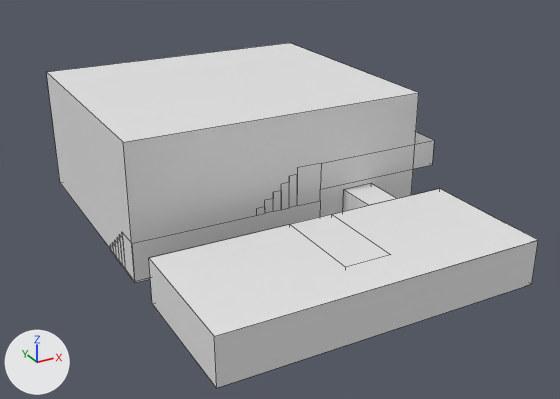
What one commit did to the Blender file src/Assets/Resources/Levels/Blender/Level1.blend.
Before and after are seen from a 50 mm lens placed at (-8.09, -9.59, 7.9), pointed at (0.57, 6.16, 0.03). Lighting does not change. The marker at lower left points along +X, +Y and +Z. Mesh edges are drawn as thin lines.
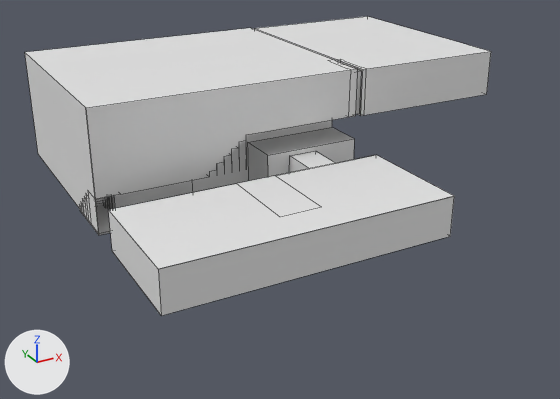
Commit message: Added another room to the level.

Where the change shows, as pixel boxes [x1, y1, x2, y2] in the pictures (560 x 399 px; the box of a moved part takes in the faces that stretch with it):
'Plane', reshaped, moved (13% shorter)
    before: [46, 43, 538, 388]
    after: [25, 16, 491, 316]
part 1 of me_plane, moved or reshaped
    before: [47, 43, 537, 336]
    after: [25, 16, 491, 269]

The change, as a diff of the scene's bpy script:
```diff
--- a/src/Assets/Resources/Levels/Blender/Level1.blend.py
+++ b/src/Assets/Resources/Levels/Blender/Level1.blend.py
@@ me_plane @@
 # used by ob_plane; location = (0.0, 0.0, 0.0)
-me_plane.from_pydata(...)  # 132 vertices, 109 faces; spans x -4.0..3.57, y 0.0..10.0, z -0.04..3.0
+me_plane.from_pydata(...)  # 223 vertices, 122 faces; spans x -4.0..7.46, y 0.0..10.0, z -0.04..3.0
+# me_plane part 1
+# 4 vertices are removed from x -1.19..3.57, y 4.0..5.11, z -0.04..1.76
+# 41 faces are deleted
+# 1 vertex moves from x 3.57, y 5.1, z 1.13 to x 2.99, y 5.1, z 1.13
+# 66 vertices are added at x -4.0..7.46, y 0.0..9.97, z 0.0..3.0
+# 11 new vertices lie (0.0, 0.0, 1.13) away from vertices in x 2.8..3.23, y 3.94..9.97, z 1.75..1.76
+# 7 new vertices lie (0.0, 0.82, 0.0) away from vertices in x 2.8..7.46, y 4.14, z 1.74..3.0
+# 5 new vertices lie (0.0, 0.0, 0.15) away from vertices in x -0.99..-0.19, y 4.0, z 1.01..1.61
+# 6 new vertices lie (0.1, 0.0, 0.0) away from vertices in x 3.13, y 4.96..5.11, z 1.75..2.99
+# 54 new faces join them
@@ ob_plane @@
 ob_plane = bpy.data.objects.new('Plane', me_plane)
-ob_plane.location = (0.0, 0.0, 0.0)
+ob_plane.location = (0.0, 2.5, 0.0)
```
